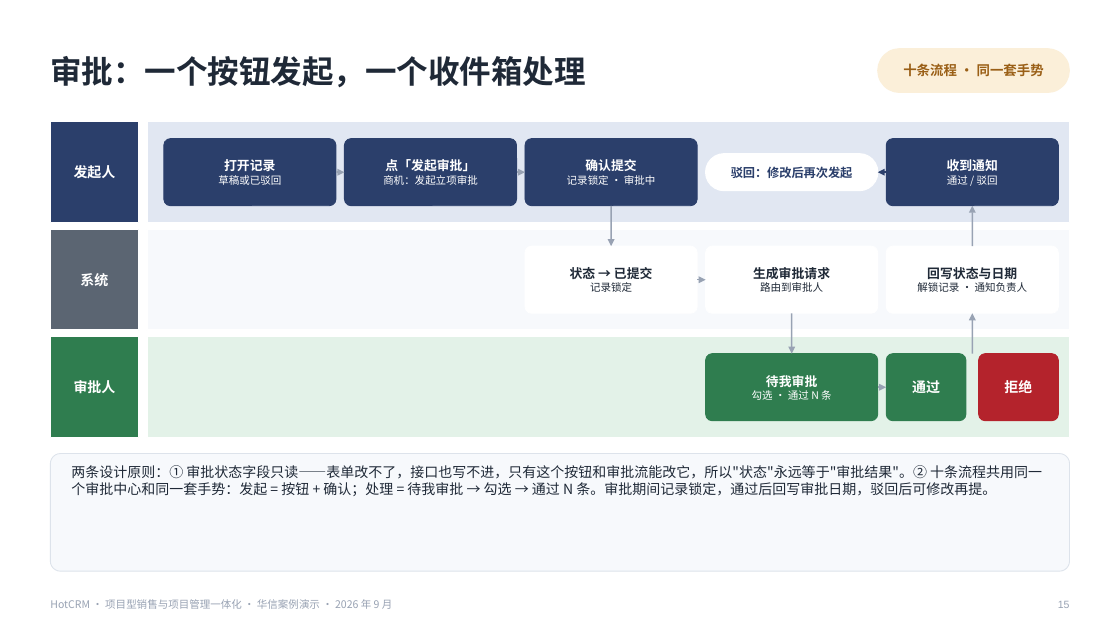
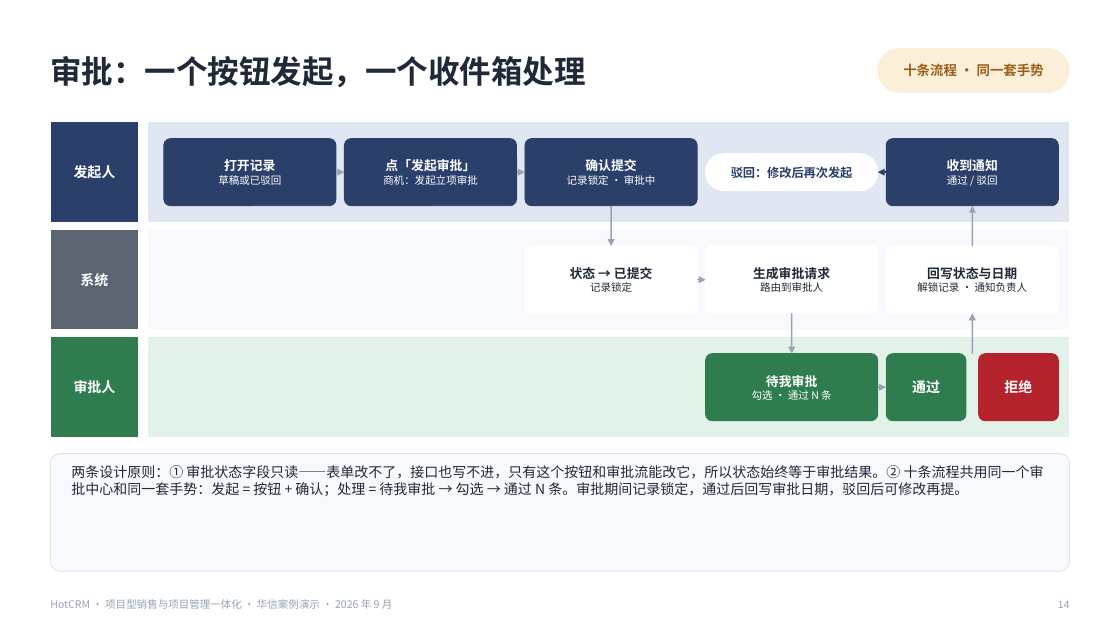
Before and after one commit to sunhaolin/hotcrm, a slide deck: slide 14 of docs/demo/psa-presales/客户汇报-华信案例.pptx (slide 15 before the commit). Drawn at 1120x630 pixels with LibreOffice and Linux fonts; fonts in the diff are those of the drawing. Boxes give left, top, right and bottom in pixels: in the first picture for what was removed or moved away, otherwise in the second. Text is boxed around its words. In the diff, an @@ line names an element or a change of style, - is before the commit and + after.

```diff
--- a/docs/demo/psa-presales/客户汇报-华信案例.pptx
+++ b/docs/demo/psa-presales/客户汇报-华信案例.pptx
@@ text at box(71, 465, 1044, 496): text changed @@
-两条设计原则：① 审批状态字段只读——表单改不了，接口也写不进，只有这个按钮和审批流能改它，所以"状态"永远等于"审批结果"。② 十条流程共用同一个审批中心和同一套手势：发起 = 按钮 + 确认；处理 = 待我审批 → 勾选 → 通过 N 条。审批期间记录锁定，通过后回写审批日期，驳回后可修改再提。
+两条设计原则：① 审批状态字段只读——表单改不了，接口也写不进，只有这个按钮和审批流能改它，所以状态始终等于审批结果。② 十条流程共用同一个审批中心和同一套手势：发起 = 按钮 + 确认；处理 = 待我审批 → 勾选 → 通过 N 条。审批期间记录锁定，通过后回写审批日期，驳回后可修改再提。
@@ text at box(1058, 601, 1070, 608): text changed @@
-15
+14
```
Also in this commit, not shown: 30 other slides changed, 1 slide removed, 2 other files.
